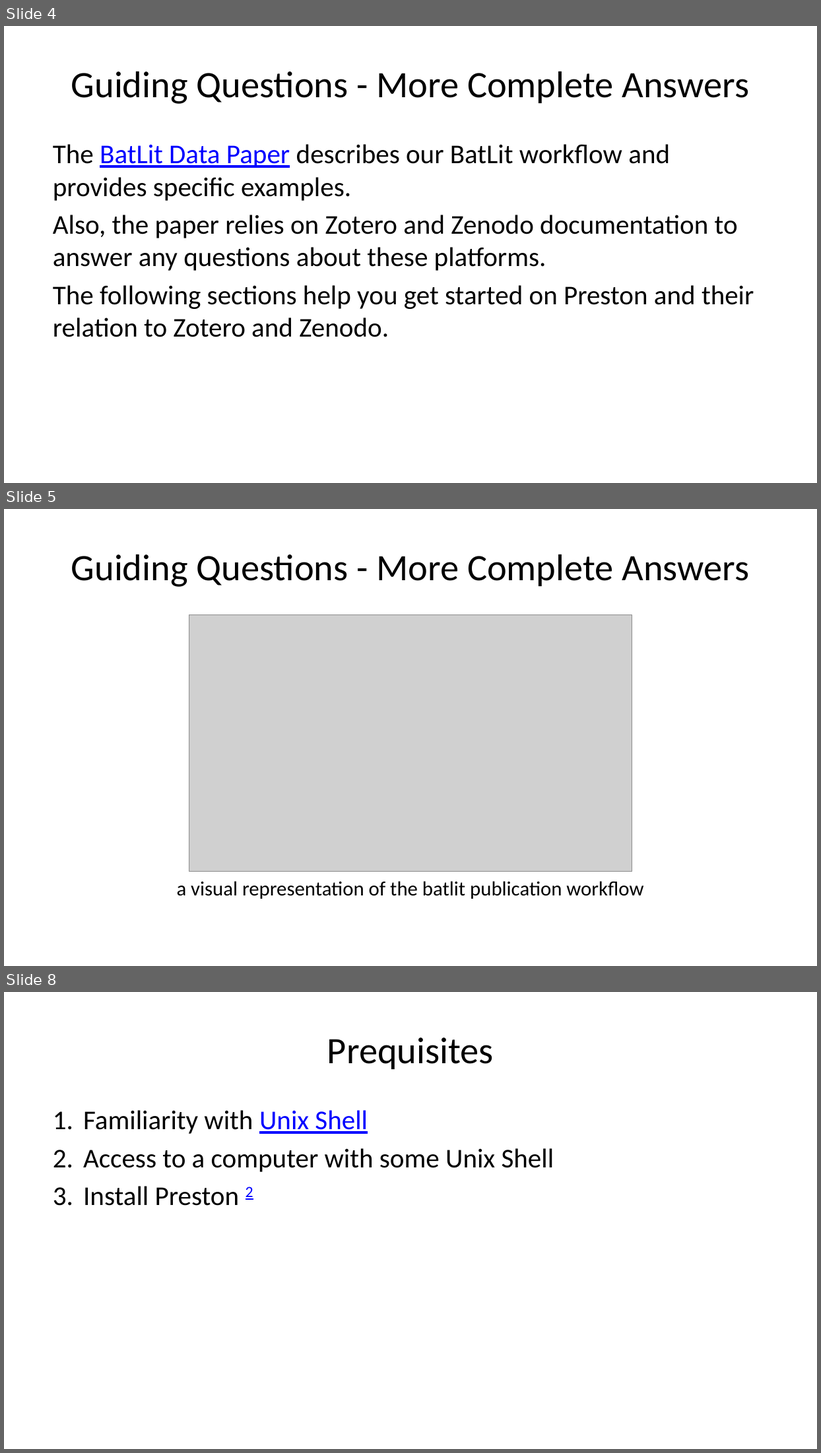
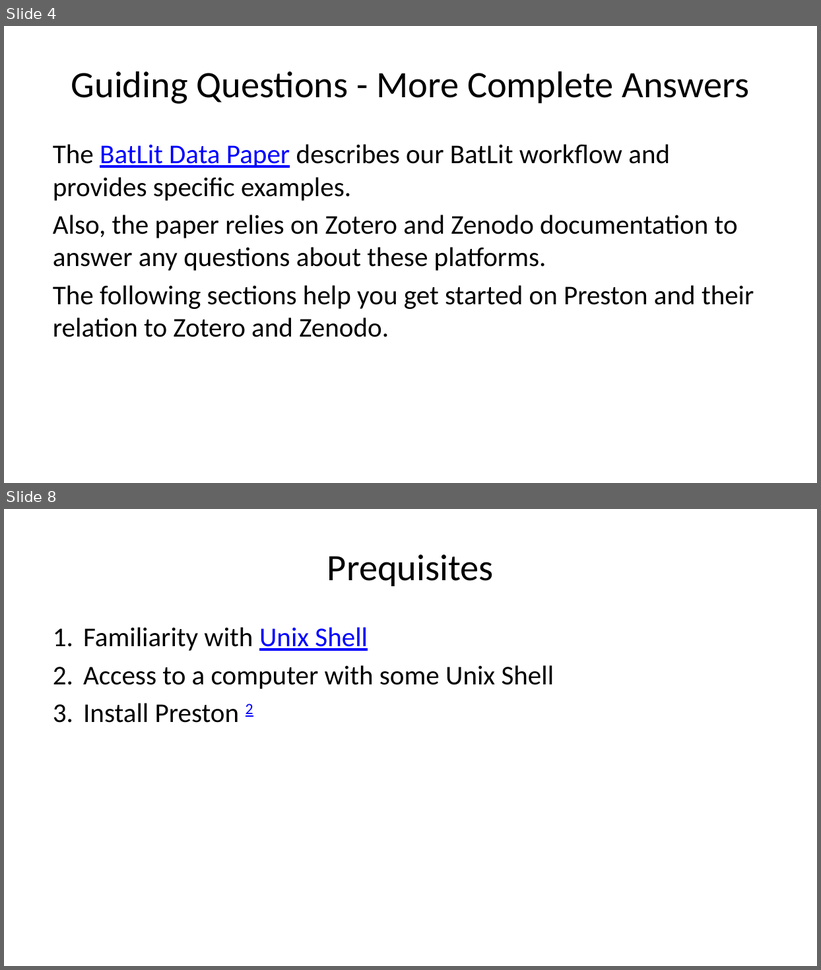
Before and after one commit to bat-literature/bat-literature.github.io, a slide deck: workshop.pptx. Shown one above the other, each under a label of ours: slides 4, 5 and 8 before the commit, slides 4 and 8 after it; the slides between them are not shown. The pictures are 821x1453 and 821x970 pixels, drawn with LibreOffice and Linux fonts; fonts in the diff are those of the drawing; grey boxes stand for pictures. Boxes give left, top, right and bottom in pixels: in the first picture for what was removed or moved away, otherwise in the second. Text is boxed around its words. In the diff, an @@ line names an element or a change of style, - is before the commit and + after.

```diff
--- a/workshop.pptx
+++ b/workshop.pptx
@@ slide 5 removed at box(4, 509, 817, 966), background #FFFFFF @@
@@ title removed at box(71, 554, 749, 587) @@
-Guiding Questions - More Complete Answers
@@ picture removed at box(189, 615, 632, 871) @@
@@ text removed at box(177, 881, 644, 899) @@
-a visual representation of the batlit publication workflow
```
Also in this commit, not shown: 9 slides changed, 3 slides added, 3 other files.
